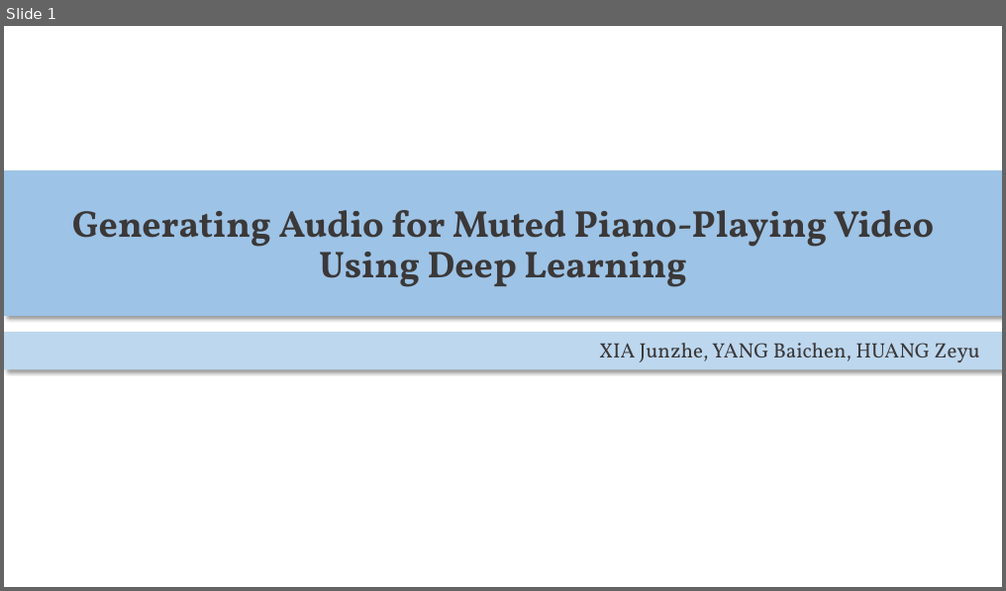
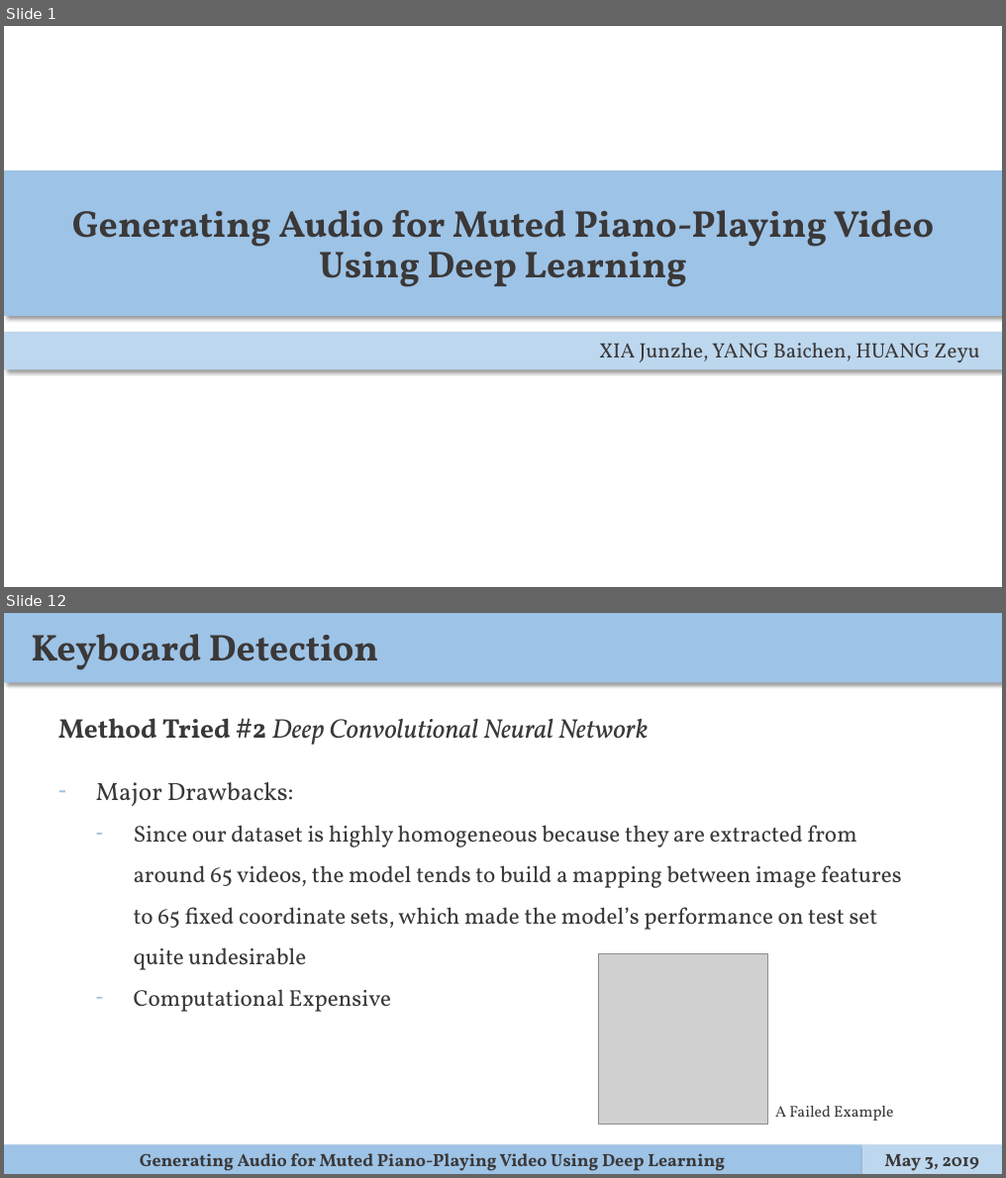
Before and after one commit to ppfish45/AI-Pianist, a slide deck: docs/presentation/slides.pptx. Shown one above the other, each under a label of ours: slide 1 before the commit, slides 1 and 12 after it; the slides between them are not shown. The pictures are 1006x591 and 1006x1178 pixels, drawn with LibreOffice and Linux fonts; fonts in the diff are those of the drawing; grey boxes stand for pictures. Boxes give left, top, right and bottom in pixels: in the first picture for what was removed or moved away, otherwise in the second. Text is boxed around its words. In the diff, an @@ line names an element or a change of style, - is before the commit and + after.

```diff
--- a/docs/presentation/slides.pptx
+++ b/docs/presentation/slides.pptx
@@ slide 12 added at box(4, 613, 1002, 1174), background #FFFFFF @@
@@ rectangle added at box(4, 613, 1002, 682), fill #9DC3E6 @@
@@ text added at box(31, 634, 378, 670), 36 pt, text #3B3838, bold @@
+Keyboard Detection
@@ text added at box(58, 718, 648, 745), 26 pt, text #3B3838, italic @@
+Method Tried #2 Deep Convolutional Neural Network
@@ text added at box(134, 825, 902, 1012), 22 pt, text #3B3838 @@
+– Major Drawbacks:
+  – Since our dataset is highly homogeneous because they are extracted from around 65 videos, the model tends to build a mapping between image features to 65 fixed coordinate sets, which made the model’s performance on test set quite undesirable
+  – Computational Expensive
@@ picture added at box(598, 955, 767, 1124) @@
@@ text added at box(775, 1106, 893, 1121), 15 pt, text #3B3838 @@
+A Failed Example
@@ rectangle added at box(4, 1146, 862, 1174), fill #9DC3E6 @@
@@ rectangle added at box(862, 1146, 1002, 1174), fill #BDD7EE @@
@@ text added at box(140, 1154, 725, 1171), 17 pt, text #3B3838, bold @@
+Generating Audio for Muted Piano-Playing Video Using Deep Learning
@@ text added at box(885, 1155, 979, 1171), 17 pt, text #3B3838, bold @@
+May 3, 2019
```
Also in this commit, not shown: 2 slides changed, 18 other slides added.
